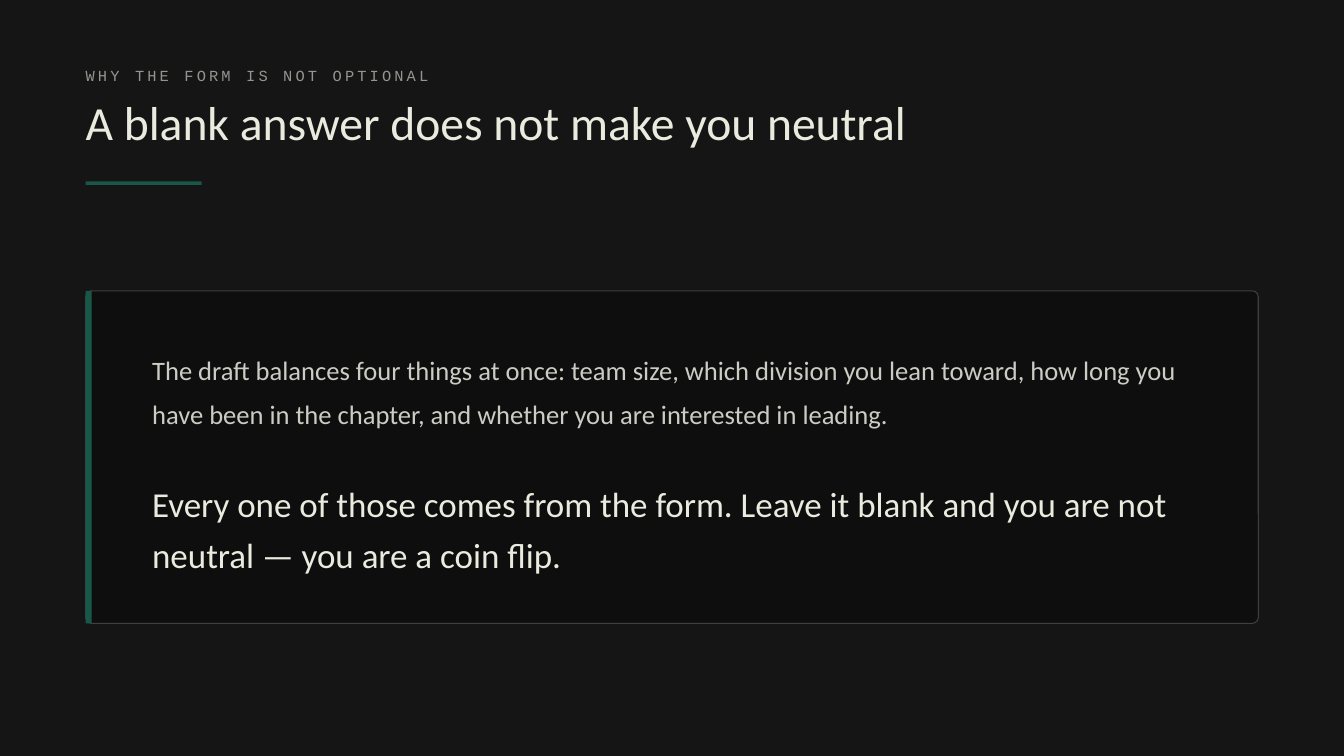
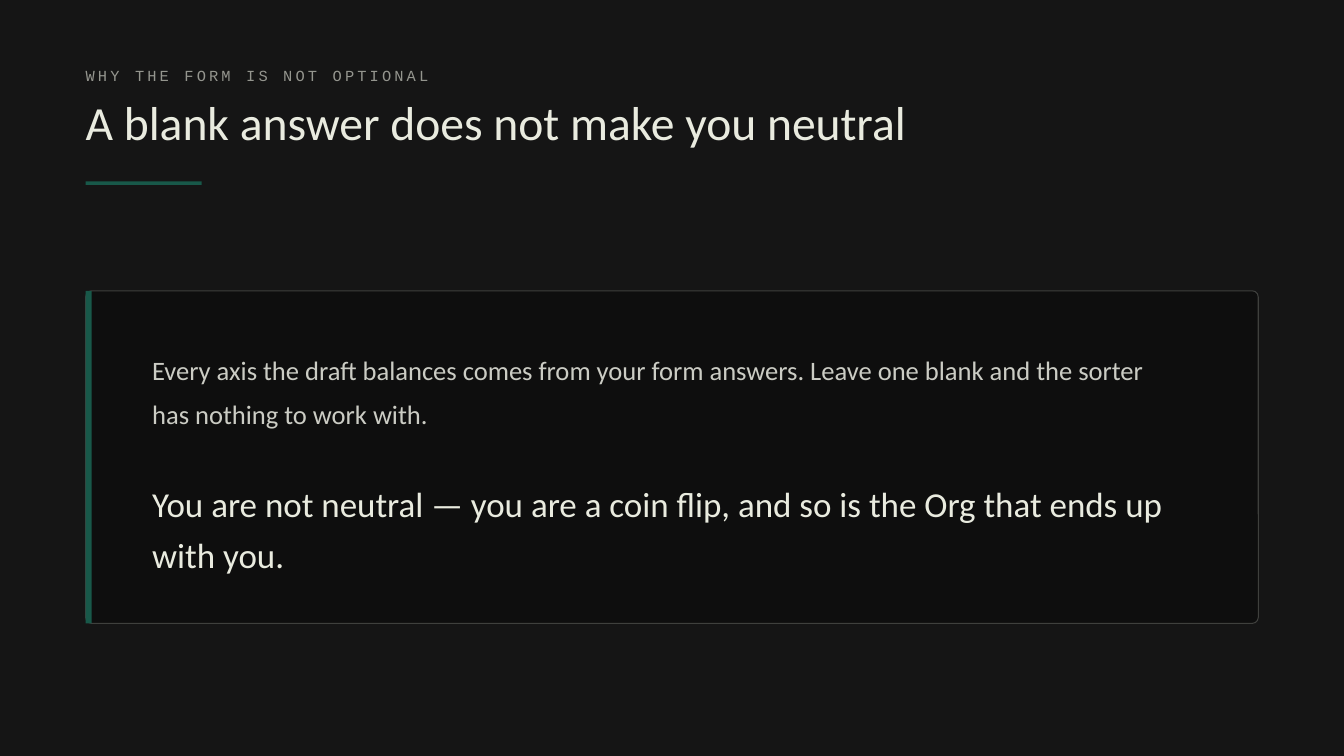
Before and after one commit to Slifronic/org-draft, a slide deck: slide 6 of slides/PBL-orientation.pptx (slide 5 before the commit). Drawn at 1344x756 pixels with LibreOffice and Linux fonts; fonts in the diff are those of the drawing. Boxes give left, top, right and bottom in pixels: in the first picture for what was removed or moved away, otherwise in the second. Text is boxed around its words. In the diff, an @@ line names an element or a change of style, - is before the commit and + after.

```diff
--- a/slides/PBL-orientation.pptx
+++ b/slides/PBL-orientation.pptx
@@ text at (152, 361, 1143, 429): text changed @@
-The draft balances four things at once: team size, which division you lean toward, how long you have been in the chapter, and whether you are interested in leading.
+Every axis the draft balances comes from your form answers. Leave one blank and the sorter has nothing to work with.
@@ text at (152, 492, 1162, 574): text changed @@
-Every one of those comes from the form. Leave it blank and you are not neutral — you are a coin flip.
+You are not neutral — you are a coin flip, and so is the Org that ends up with you.
```
Also in this commit, not shown: 7 other slides changed, 8 slides added, 8 slides removed, 4 other files.
